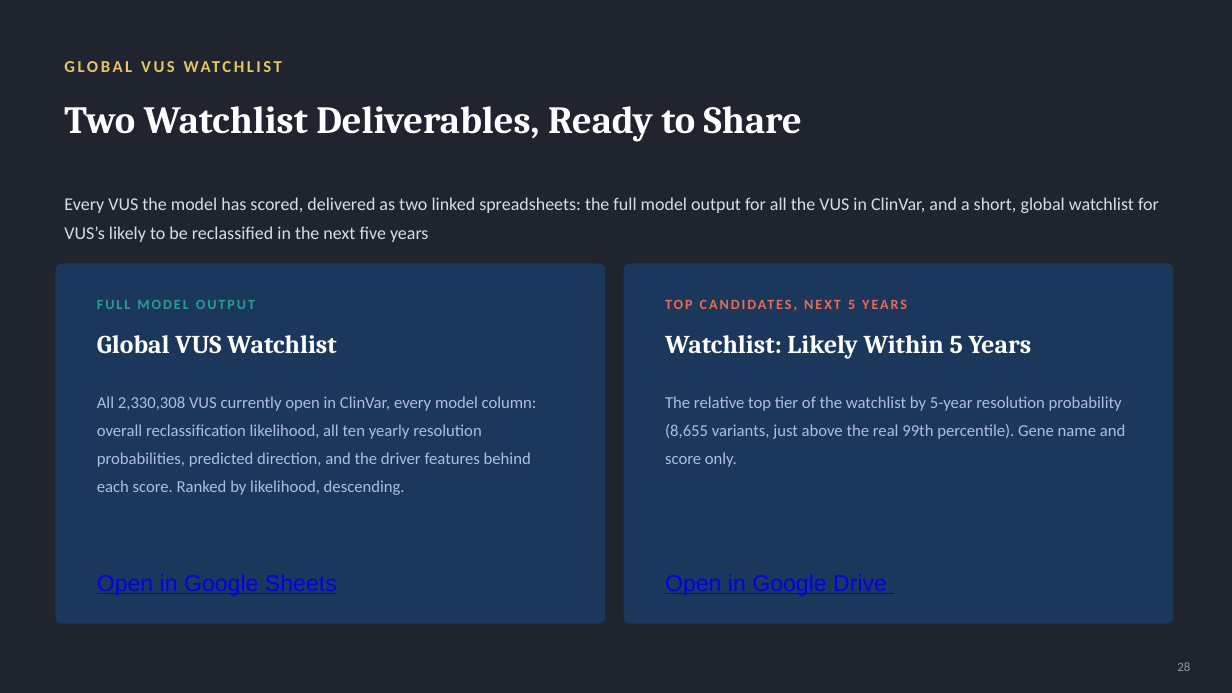
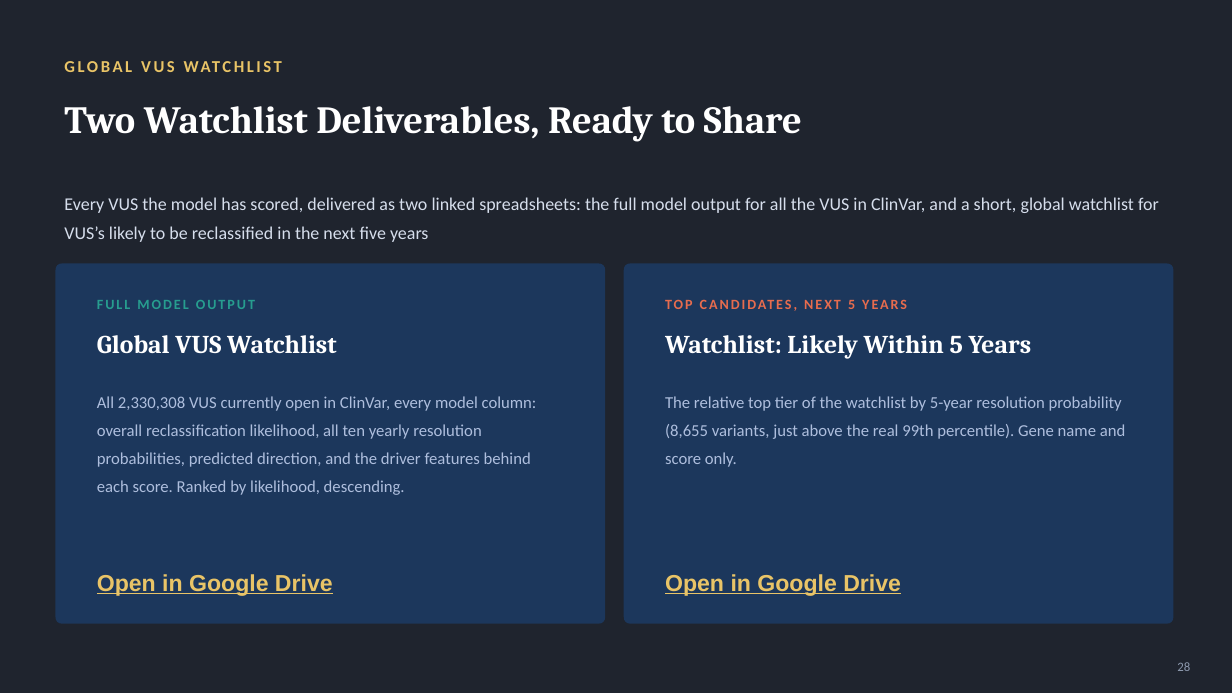
Before and after one commit to prs-016/Persistent-Systems-VUS-RECLASSIFICATION, a slide deck: slide 29 of VUS_Results_final_updated.pptx. Drawn at 1232x693 pixels with LibreOffice and Linux fonts; fonts in the diff are those of the drawing. Boxes give left, top, right and bottom in pixels: in the first picture for what was removed or moved away, otherwise in the second. Text is boxed around its words. In the diff, an @@ line names an element or a change of style, - is before the commit and + after.

```diff
--- a/VUS_Results_final_updated.pptx
+++ b/VUS_Results_final_updated.pptx
@@ text "Open in Google Drive" at box(665, 574, 901, 596): text colour #0000EE to #E9C467, bold on @@
@@ text at box(97, 574, 333, 596): text changed; text colour #0000EE to #E9C467; bold on @@
-Open in Google Sheets
+Open in Google Drive
```
Also in this commit, not shown: 1 other slide changed.
